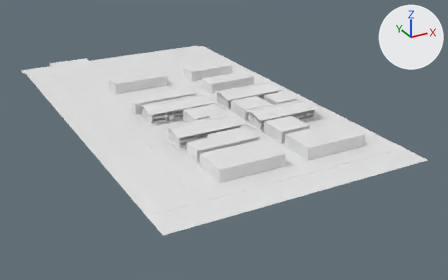
A saved change to the glTF model public/assets/models/ar00.glb.
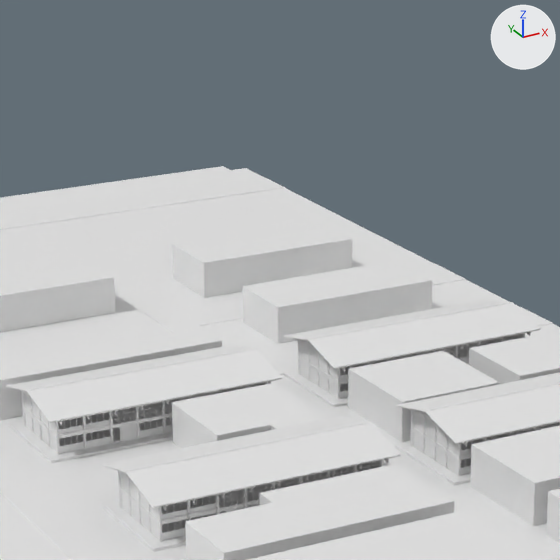
Each version is shown whole from a 50 mm camera at (-135.2, -267.9, 118.7) aimed at (13.9, 3.1, -16.8), then close up on the part from 30% to 64% of the width and 0% to 55% of the height. The lights are fixed; the arrows at upper right show +X, +Y and +Z. Vertices at the same position are counted once.

The first close-up shows 'ar12', 'ar13', 'ar14', 'ar15', 'ar16', 'ar18', 'ar20', 'ar21', 'ar22', 'ar24', 'land-pave', 'land-road'.
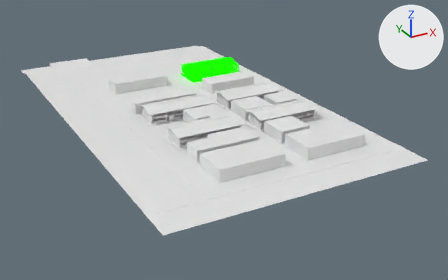
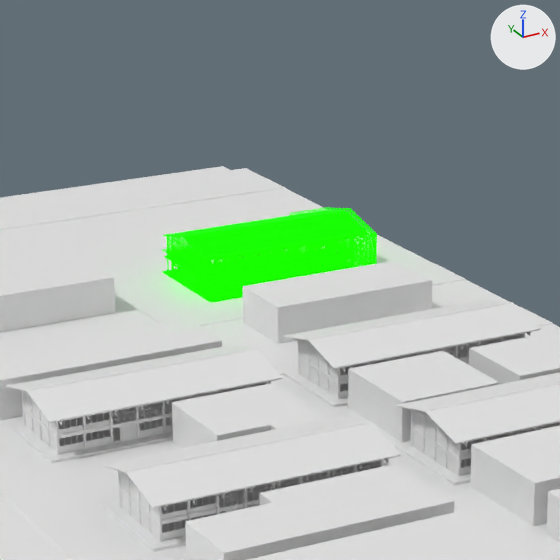
Edits to the bpy script that builds the scene:
```text
Add mat_e_green:
    mat_e_green = principled_material('e.green')
    mat_e_green.base_color = (0.0, 0.0, 0.0)  # black #000000
    mat_e_green.metallic = 1.0
    mat_e_green.roughness = 1.0
    mat_e_green.emission_color = (0.00833, 1.0, 0.0)  # green #17ff00
    mat_e_green.emission_strength = 1.0
Change me_plane_005:
    used by ob_ar13; location = (20.8, 56.2, 0.0)
    remove me_plane_005.from_pydata(...)  # 8 vertices, 10 faces; spans x 0.0..28.0, y 0.0..12.0, z 0.0..6.0
    add me_plane_005.from_pydata(...)  # 12036 vertices, 18079 faces; spans x -1.6..31.1, y -3.0..16.0, z -0.5..8.9
    me_plane_005 part 1: 8 vertices removed from x 0.0..28.0, y 0.0..12.0, z 0.0..6.0; 12036 vertices added at x -1.6..31.1, y -3.0..16.0, z -0.5..8.9
    add me_plane_005.materials.append(mat_e_green)  # black #000000
Change ob_ar13:
    ob_ar13.location: (20.8, 56.2, 0.0) -> (20.8, 56.2, 0.5)
```

Where the change shows, as pixel boxes [x1, y1, x2, y2] in the close-ups (560 x 560 px):
'ar13', reshaped, moved (19% wider, 24% taller)
    before: [172, 221, 352, 298]
    after: [162, 207, 377, 303]
